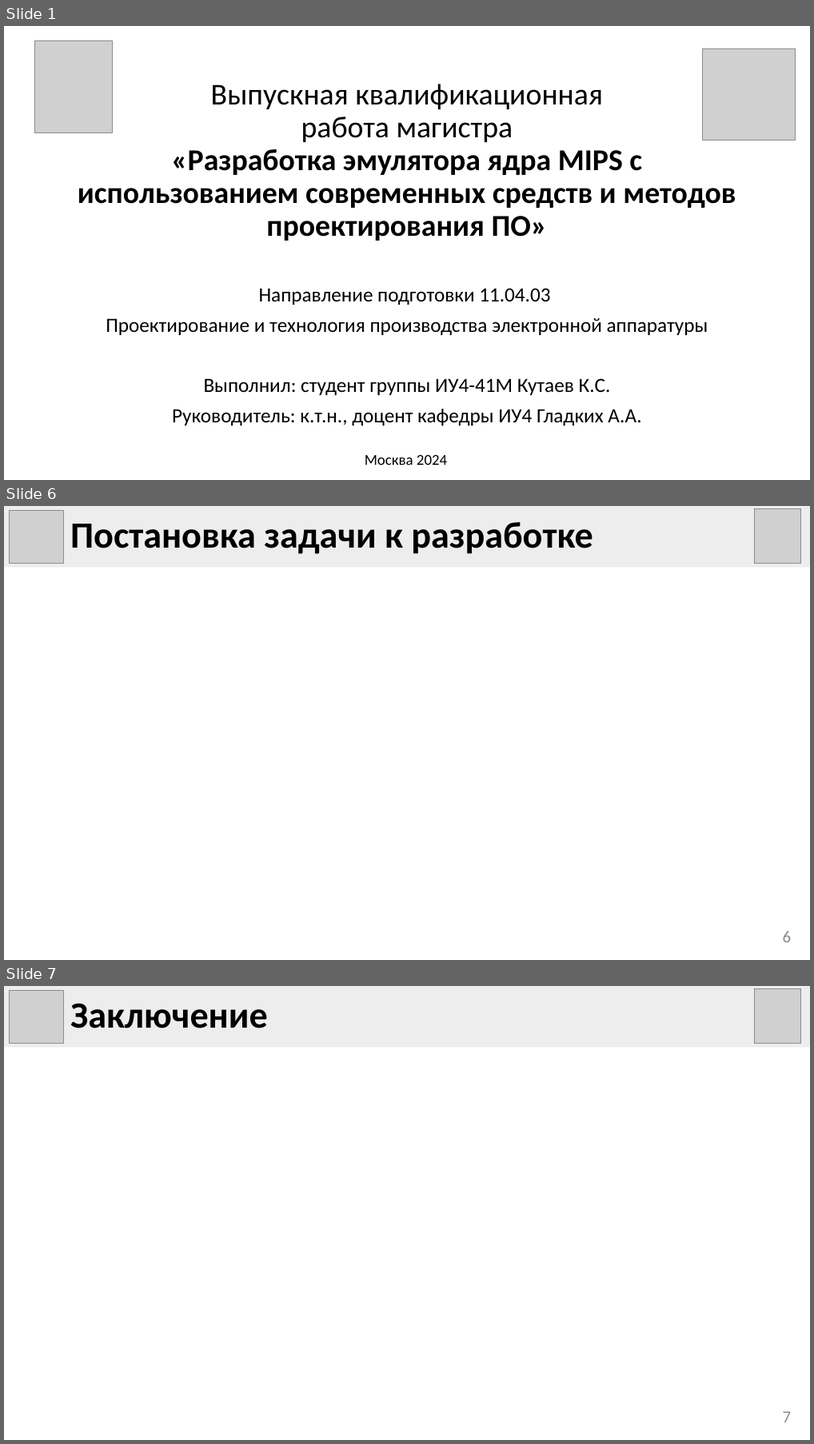
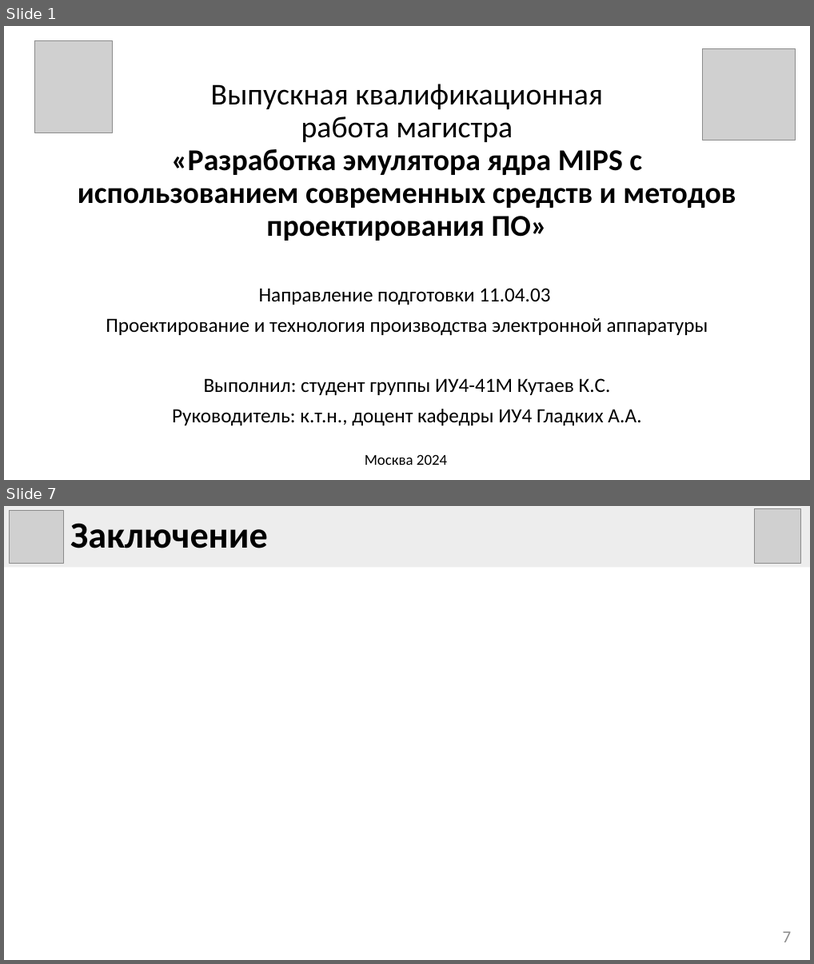
Before and after one commit to eleven5150/mips-emulation, a slide deck: docs/presentation/presentation.pptx. Shown one above the other, each under a label of ours: slides 1, 6 and 7 before the commit, slides 1 and 7 after it; the slides between them are not shown. The pictures are 814x1444 and 814x964 pixels, drawn with LibreOffice and Linux fonts; fonts in the diff are those of the drawing; grey boxes stand for pictures. Boxes give left, top, right and bottom in pixels: in the first picture for what was removed or moved away, otherwise in the second. Text is boxed around its words. In the diff, an @@ line names an element or a change of style, - is before the commit and + after.

```diff
--- a/docs/presentation/presentation.pptx
+++ b/docs/presentation/presentation.pptx
@@ slide 6 removed at box(4, 506, 810, 960), background #FFFFFF @@
@@ rectangle removed at box(4, 506, 810, 567) @@
-Постановка задачи к разработке
@@ picture removed at box(10, 511, 63, 564) @@
@@ picture removed at box(755, 508, 802, 563) @@
@@ page number removed at box(783, 931, 792, 942) @@
-6
```
Also in this commit, not shown: 4 slides changed, 1 slide added.
